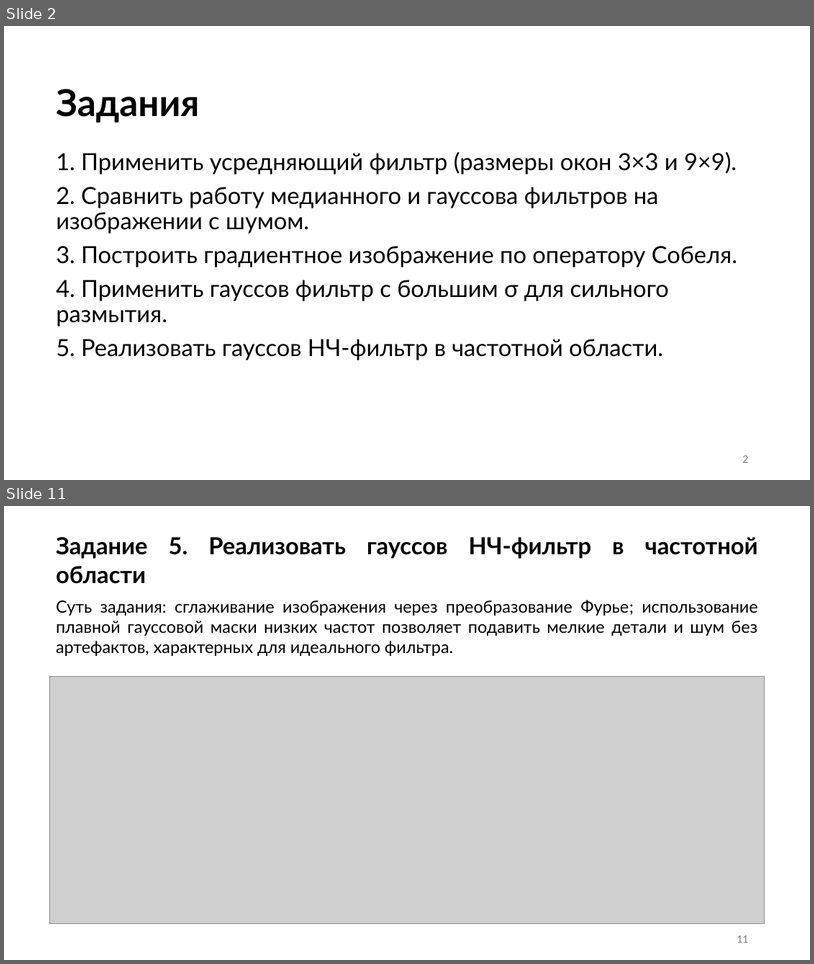
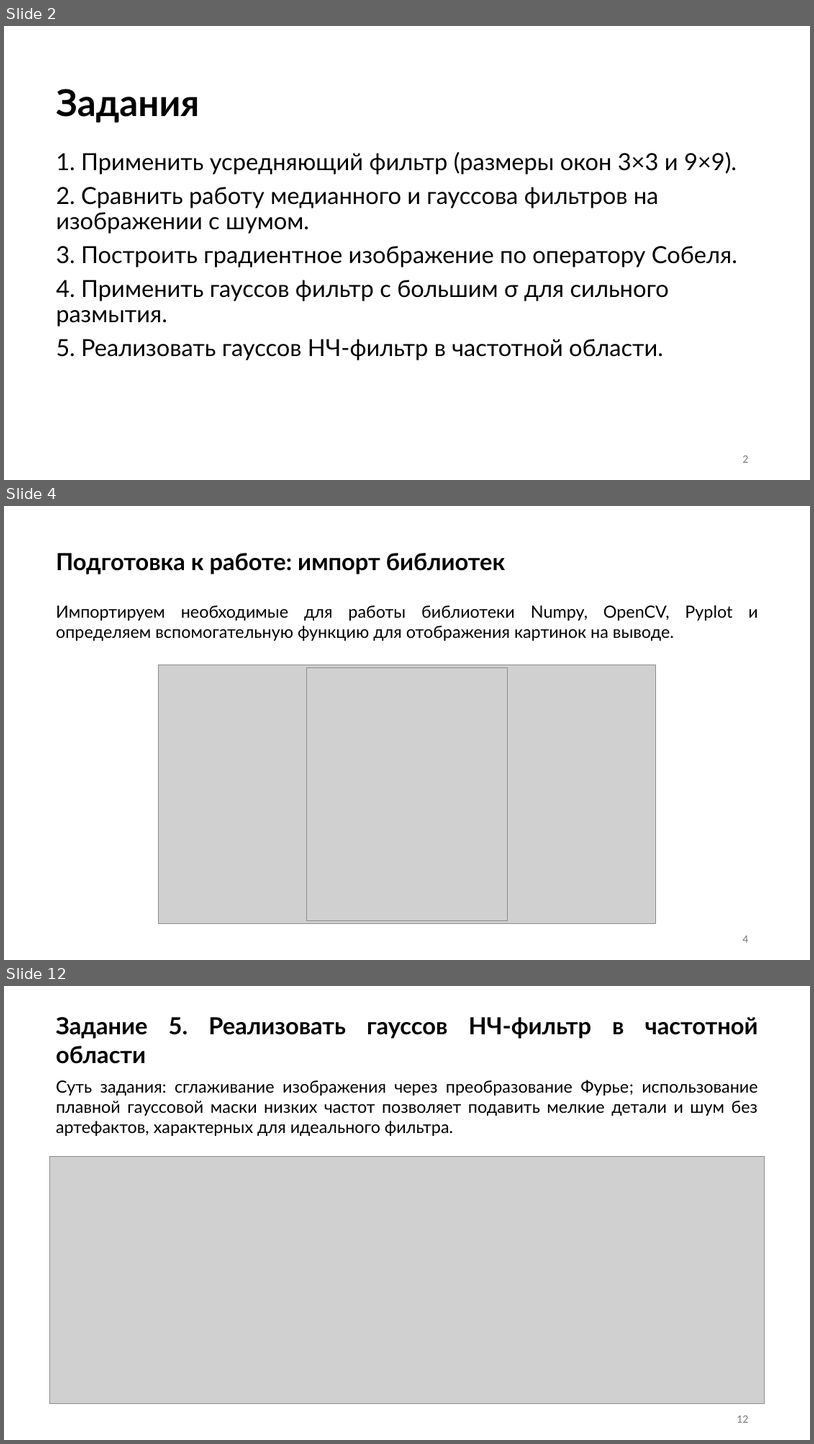
Before and after one commit to quistxnd/cv, a slide deck: lab4/lab4.pptx. Shown one above the other, each under a label of ours: slides 2 and 11 before the commit, slides 2, 4 and 12 after it; the slides between them are not shown. The pictures are 814x964 and 814x1444 pixels, drawn with LibreOffice and Linux fonts; fonts in the diff are those of the drawing; grey boxes stand for pictures. Boxes give left, top, right and bottom in pixels: in the first picture for what was removed or moved away, otherwise in the second. Text is boxed around its words. In the diff, an @@ line names an element or a change of style, - is before the commit and + after.

```diff
--- a/lab4/lab4.pptx
+++ b/lab4/lab4.pptx
@@ slide 4 added at bbox=[4, 506, 810, 960], background #FFFFFF @@
@@ text added at bbox=[56, 553, 505, 574], 28 pt, text #000000, bold @@
+Подготовка к работе: импорт библиотек
@@ text added at bbox=[56, 605, 758, 641], 20 pt, text #000000 @@
+Импортируем необходимые для работы библиотеки Numpy, OpenCV, Pyplot и определяем вспомогательную функцию для отображения картинок на выводе.
@@ picture added at bbox=[158, 665, 657, 924] @@
@@ picture added at bbox=[307, 667, 507, 921] @@
@@ page number added at bbox=[743, 935, 748, 942], 12 pt, text #797979 @@
+4
@@ what was slide 11 is now slide 12 @@
@@ page number at bbox=[737, 1415, 748, 1422]: text changed @@
-11
+12
```
Also in this commit, not shown: 3 slides changed, 2 other files.
